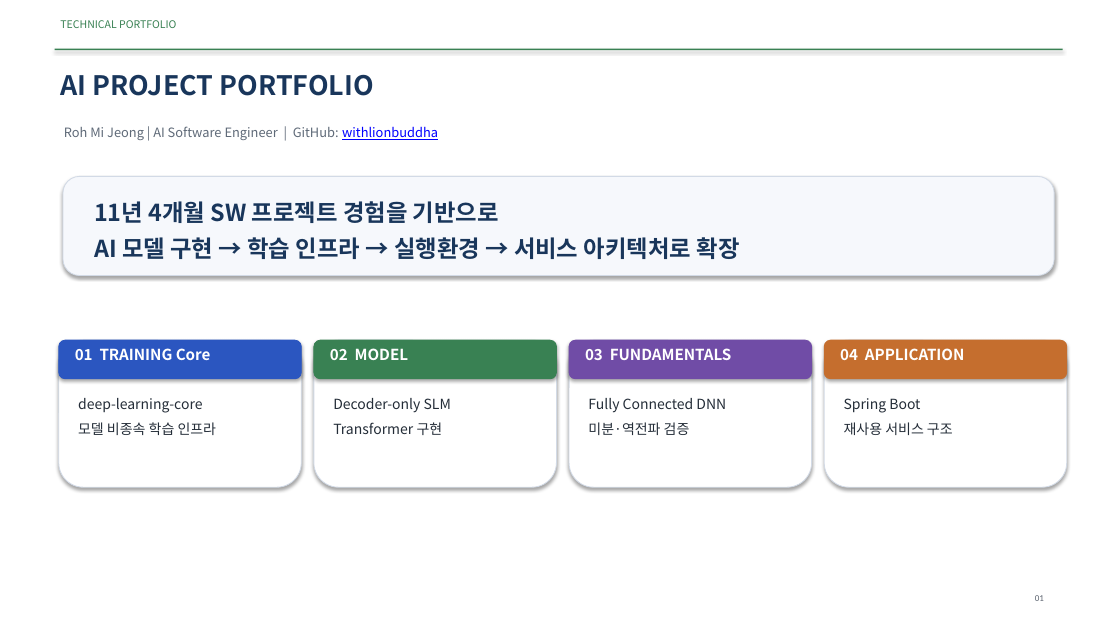
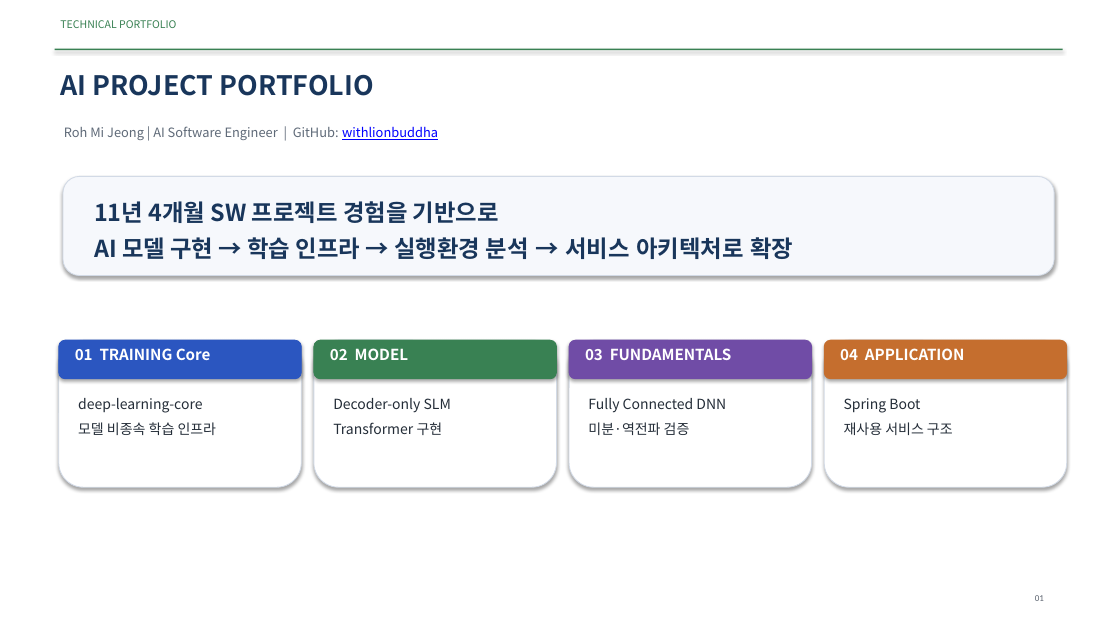
Before and after one commit to withlionbuddha/technical-documents, a slide deck: slide 1 of project-portfolio/AI_Software_Engineer_Portfolio.pptx. Drawn at 1120x630 pixels with LibreOffice and Linux fonts; fonts in the diff are those of the drawing. Boxes give left, top, right and bottom in pixels: in the first picture for what was removed or moved away, otherwise in the second. Text is boxed around its words. In the diff, an @@ line names an element or a change of style, - is before the commit and + after.

```diff
--- a/project-portfolio/AI_Software_Engineer_Portfolio.pptx
+++ b/project-portfolio/AI_Software_Engineer_Portfolio.pptx
@@ text at bbox=[94, 237, 793, 259]: text changed @@
-AI 모델 구현 → 학습 인프라 → 실행환경 → 서비스 아키텍처로 확장
+AI 모델 구현 → 학습 인프라 → 실행환경 분석 → 서비스 아키텍처로 확장
```
Also in this commit, not shown: 1 other slide changed.
